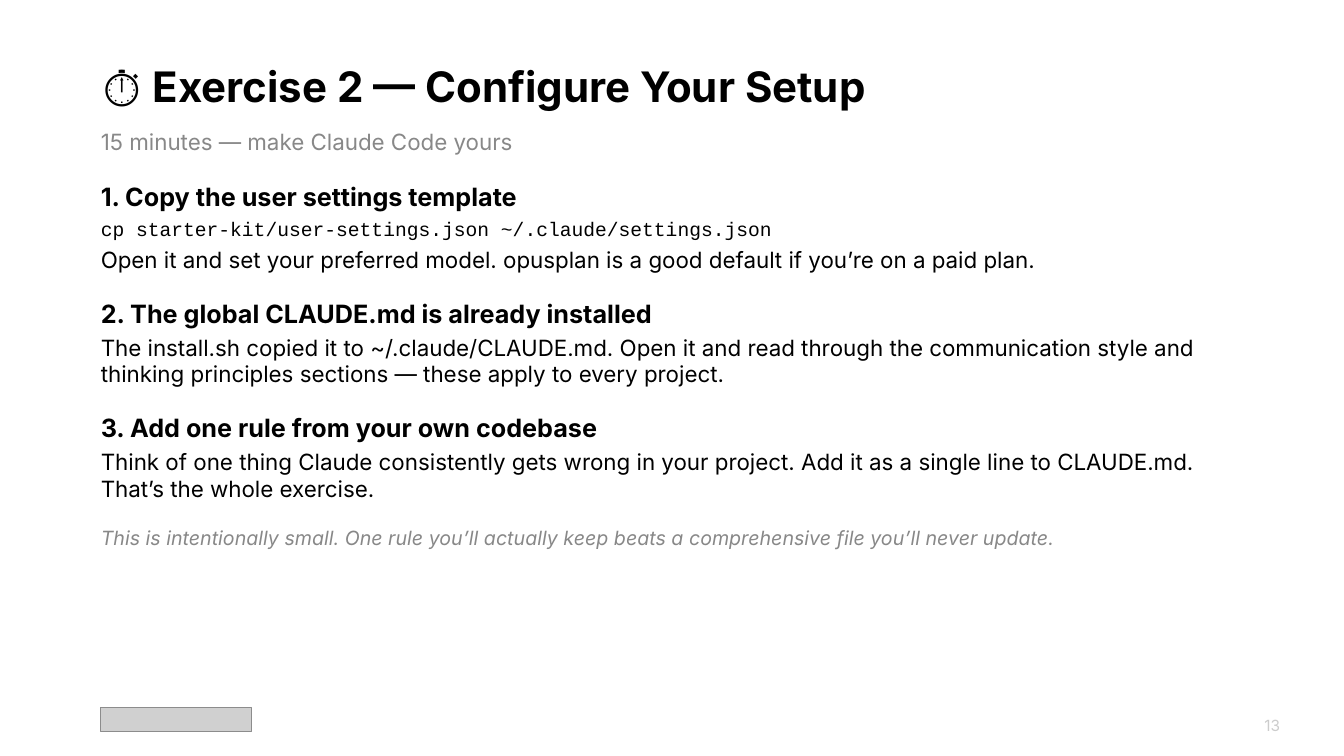
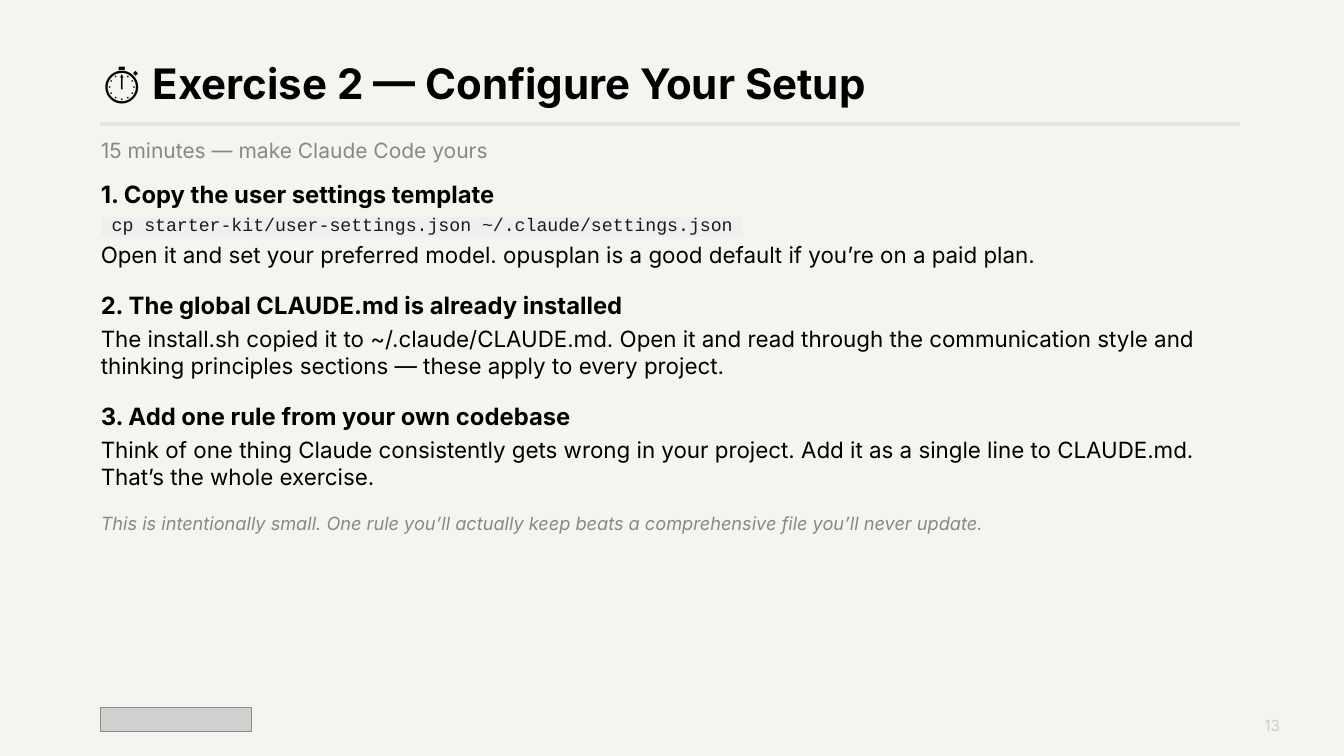
Before and after one commit to karabelaselias/claude-code-workshop-2026, a slide deck: slide 13 of claude_code_workshop_v2.pptx. Drawn at 1344x756 pixels with LibreOffice and Linux fonts; fonts in the diff are those of the drawing; grey boxes stand for pictures. Boxes give left, top, right and bottom in pixels: in the first picture for what was removed or moved away, otherwise in the second. Text is boxed around its words. In the diff, an @@ line names an element or a change of style, - is before the commit and + after.

```diff
--- a/claude_code_workshop_v2.pptx
+++ b/claude_code_workshop_v2.pptx
@@ background #FFFFFF to #F6F4EF @@
@@ text "15 minutes — make Claude ...": place and size @@
-text "15 minutes — make Claude ..." at [101, 133, 513, 155]
+text "15 minutes — make Claude ..." at [101, 142, 487, 162]
@@ text "15 minutes — make Claude ..." at [101, 142, 487, 162]: size 16 to 15 pt @@
@@ rectangle added at [101, 123, 1240, 125], fill #E4E4E4, outline #E4E4E4 1 pt @@
@@ text at [101, 184, 983, 534]: size 18 to 17 pt in "1. Copy the user settings template", "2. The global CLAUDE.md is already installed", "3. Add one rule from your own ..."; size 14 to 13 pt in "cp starter-kit/user-settings.json ~/.claude/settings.json", "This is intentionally small. One rule you’ll ..."; text colour #000000 to #1A1A1A, highlight none to #EFEFEF in "cp starter-kit/user-settings.json ~/.claude/settings.json" @@
```
Also in this commit, not shown: 32 other slides changed, 1 slide removed.
